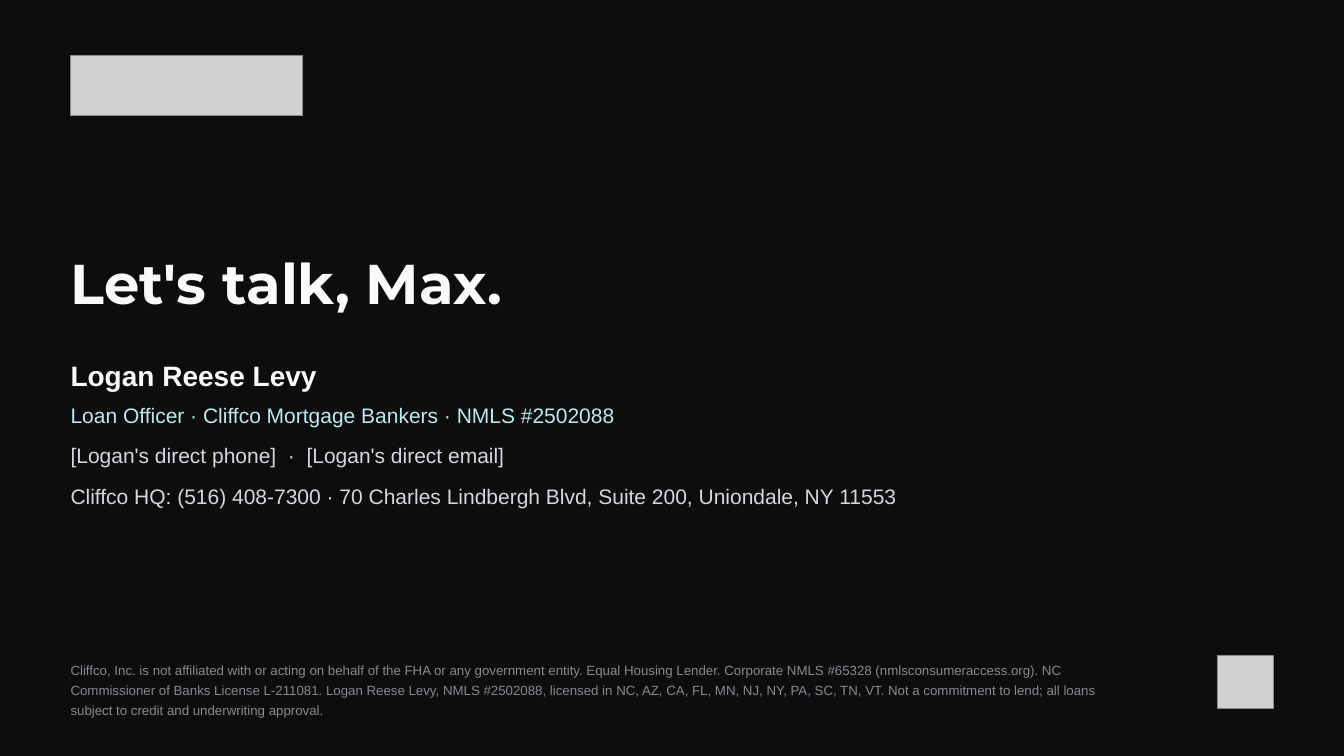
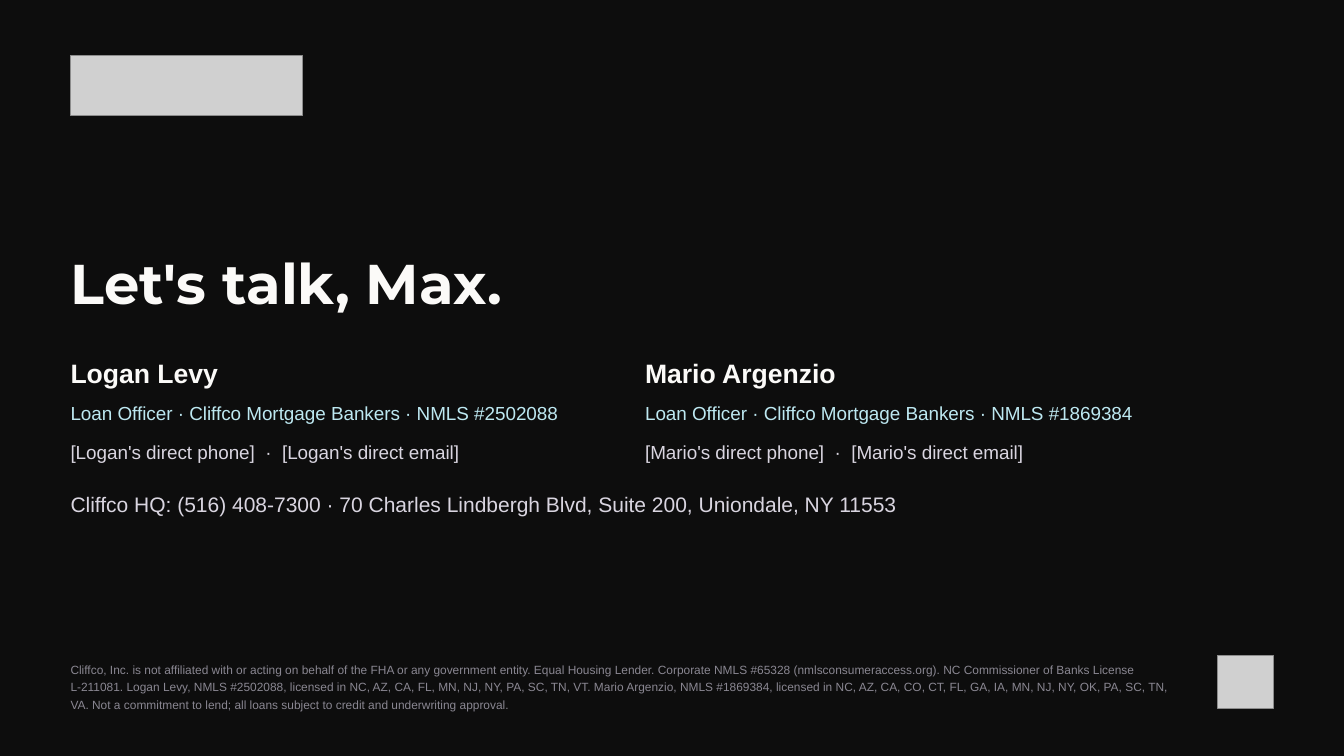
Before and after one commit to loganlevy1/STR, a slide deck: slide 12 of outreach/pitch-decks/cliffco-max-maxwell-partnership.pptx. Drawn at 1344x756 pixels with LibreOffice and Linux fonts; fonts in the diff are those of the drawing; grey boxes stand for pictures. Boxes give left, top, right and bottom in pixels: in the first picture for what was removed or moved away, otherwise in the second. Text is boxed around its words. In the diff, an @@ line names an element or a change of style, - is before the commit and + after.

```diff
--- a/outreach/pitch-decks/cliffco-max-maxwell-partnership.pptx
+++ b/outreach/pitch-decks/cliffco-max-maxwell-partnership.pptx
@@ text at box(71, 364, 217, 388): text changed; size 20 to 19 pt @@
-Logan Reese Levy
+Logan Levy
@@ text added at box(645, 363, 836, 388), 19 pt, text #FBFAF8, bold @@
+Mario Argenzio
@@ text "Loan Officer · Cliffco Mortgage ..." at box(71, 406, 558, 424): size 15 to 13.5 pt @@
@@ text added at box(645, 406, 1133, 424), 13.5 pt, text #BDE8F1 @@
+Loan Officer · Cliffco Mortgage Bankers · NMLS #1869384
@@ text "[Logan's direct phone] · [Logan's ..." at box(71, 445, 459, 463): size 15 to 13.5 pt @@
@@ text added at box(645, 445, 1023, 463), 13.5 pt, text #D9D5E0 @@
+[Mario's direct phone] · [Mario's direct email]
@@ text "Cliffco HQ: (516) 408-7300 · ...": place and size @@
-text "Cliffco HQ: (516) 408-7300 · ..." at box(71, 488, 896, 508)
+text "Cliffco HQ: (516) 408-7300 · ..." at box(71, 496, 896, 516)
@@ text at box(71, 665, 1167, 712): text changed; size 9.5 to 8.5 pt @@
-Cliffco, Inc. is not affiliated with or acting on behalf of the FHA or any government entity. Equal Housing Lender. Corporate NMLS #65328 (nmlsconsumeraccess.org). NC Commissioner of Banks License L-211081. Logan Reese Levy, NMLS #2502088, licensed in NC, AZ, CA, FL, MN, NJ, NY, PA, SC, TN, VT. Not a commitment to lend; all loans subject to credit and underwriting approval.
+Cliffco, Inc. is not affiliated with or acting on behalf of the FHA or any government entity. Equal Housing Lender. Corporate NMLS #65328 (nmlsconsumeraccess.org). NC Commissioner of Banks License L-211081. Logan Levy, NMLS #2502088, licensed in NC, AZ, CA, FL, MN, NJ, NY, PA, SC, TN, VT. Mario Argenzio, NMLS #1869384, licensed in NC, AZ, CA, CO, CT, FL, GA, IA, MN, NJ, NY, OK, PA, SC, TN, VA. Not a commitment to lend; all loans subject to credit and underwriting approval.
```
Also in this commit, not shown: 3 other slides changed, 3 other files.
